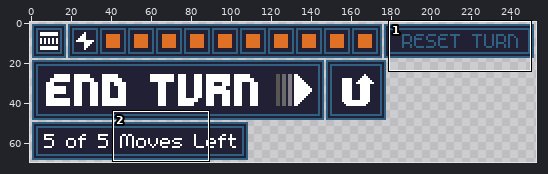
Two states of a pixel-art file, Assets/AnimationImporter-master/UI_Turns.ase. Above: a wide view before the commit, with the close-up outlined.
Close-up. The starting point:
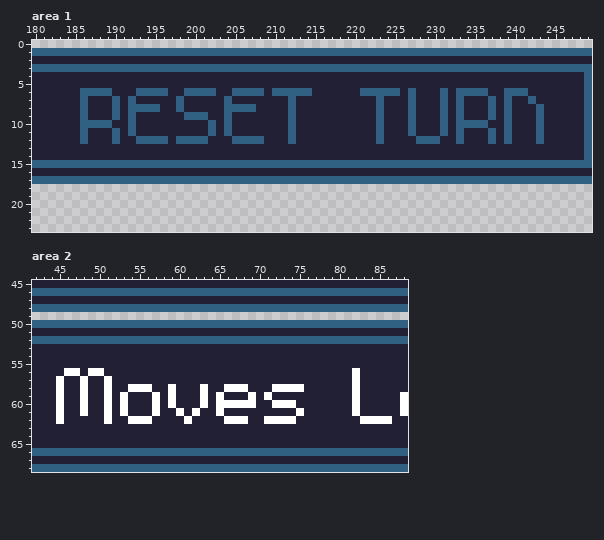
253x70 pixels, 1 frame. Shown: area 1: x 180..249, y 0..23; area 2: x 42..88, y 45..68.
Now the later version:
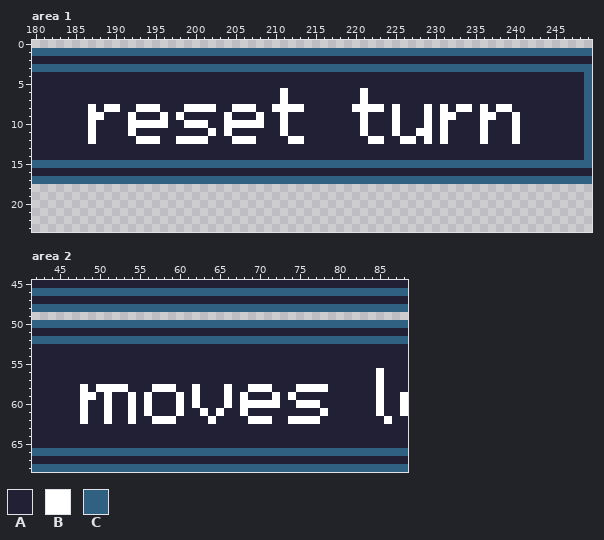
Palette (. is transparent): A #222034  B #ffffff  C #306082
Diff:
Area 1:
Colour A replaces colour C in row 6 at x 186 to 189, 193 to 196, 199 to 202, 205 to 208, 210, 212 to 214, 222 to 225, 227, 231, 233 to 236 and 239 to 241; in row 7 at x 186, 190, 192, 198, 204, 212, 223, 227, 231, 233, 237, 239 and 242; in row 8 at x 186, 192, 198, 204, 227, 237 and 243; in row 9 at x 186, 190, 199 to 201, 212, 223, 227, 233, 239 and 243; in row 10 at x 186, 188 to 189, 202, 212, 223, 227, 233 to 235, 239 and 243; in row 11 at x 186, 190, 212, 223, 227, 233, 237, 239 and 243.
Colour A replaces colour C in row 12 at x 186, 190, 196, 208, 228, 230, 233, 237, 239 and 243.
Colour B replaces colour A in row 7 at x 211 and 221; in row 8 at x 187, 189, 199 to 202, 210 to 211, 213, 220 to 222, 225, 229, 234, 236 and 238; in row 9 at x 187 to 188, 196, 198, 208, 211, 221, 225, 229, 232, 236 and 240; in row 10 at x 193 to 196, 199 to 201, 205 to 208, 211, 221, 225, 229 and 240; in row 11 at x 187, 211, 221, 225, 228 to 229, 236 and 240; in row 12 at x 187, 213, 222, 226 to 227, 231, 236 and 240.
Colour B replaces colour C in row 6 at x 211 and 221; in row 8 at x 190, 193 to 195, 205 to 207, 212, 223, 231, 233 and 239; in row 9 at x 192, 204, 231 and 237; in row 10 at x 187, 192, 204, 231 and 236; in row 11 at x 192, 202, 204 and 231; in row 12 at x 193 to 195, 198 to 201, 205 to 207, 212, 223 and 229.
Area 2:
Colour A replaces colour B in row 56 at x 46 to 47, 49 to 50 and 82; in row 57 at x 45, 48, 51 and 82; in row 58 at x 45, 54 to 56, 63, 67 to 68, 72 to 74 and 82; in row 59 at x 45, 53, 57, 59, 63, 65, 69, 71 and 82; in row 60 at x 45, 53, 57, 59, 63, 65, 67, 73 to 74 and 82; in row 61 at x 45, 53, 57, 62, 75 and 82.
Colour A replaces colour B in row 62 at x 45, 55 to 56, 61, 66 to 68, 72 to 73 and 83 to 85.
Colour B replaces colour A in rows 56 to 57 at x 85; in row 58 at x 50, 52 to 53, 57 to 58, 62, 69 to 71, 76 to 78 and 85; in row 59 at x 49, 54, 56, 60, 62, 66, 68, 72, 74 and 85; in row 60 at x 54, 56, 60, 62, 70 to 71, 75 to 77 and 85; in row 61 at x 54, 56, 63, 68, 78 and 85; in row 62 at x 48, 57 to 59, 64, 69 to 70 and 75 to 77.
